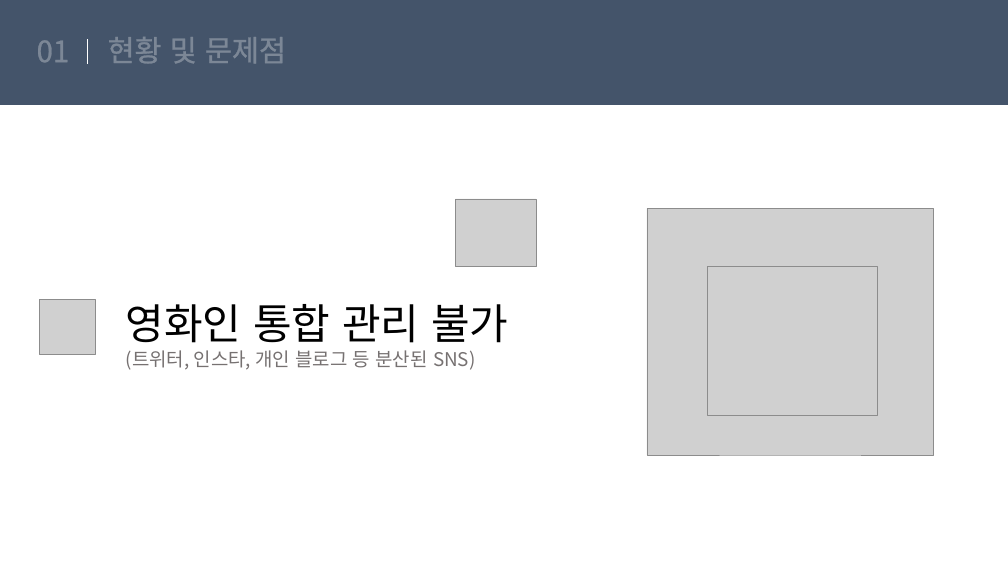
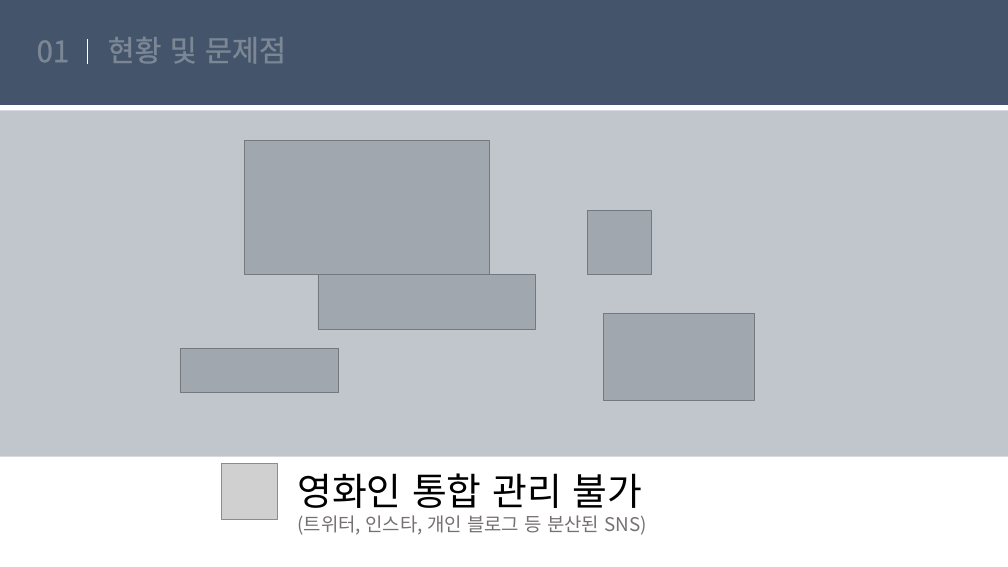
Before and after one commit to suna05/fanduck, a slide deck: slide 6 of suna/8월 29일 화/팬덕.pptx (slide 5 before the commit). Drawn at 1008x567 pixels with LibreOffice and Linux fonts; fonts in the diff are those of the drawing; grey boxes stand for pictures. Boxes give left, top, right and bottom in pixels: in the first picture for what was removed or moved away, otherwise in the second. Text is boxed around its words. In the diff, an @@ line names an element or a change of style, - is before the commit and + after.

```diff
--- a/suna/8월 29일 화/팬덕.pptx
+++ b/suna/8월 29일 화/팬덕.pptx
@@ rectangle added at [0, 110, 1008, 457], fill #44546A at 33% opacity @@
@@ picture added at [245, 141, 489, 274] @@
@@ picture removed at [456, 199, 536, 267] @@
@@ picture removed at [647, 209, 933, 455] @@
@@ picture added at [588, 211, 651, 274] @@
@@ picture removed at [707, 267, 877, 415] @@
@@ picture added at [318, 274, 535, 330] @@
@@ picture added at [603, 314, 755, 400] @@
@@ picture added at [180, 349, 339, 393] @@
@@ picture: place and size @@
-picture at [39, 299, 95, 355]
+picture at [222, 464, 278, 520]
@@ text "영화인 통합 관리 불가": place and size @@
-text "영화인 통합 관리 불가" at [126, 304, 508, 370]
+text "영화인 통합 관리 불가" at [297, 473, 648, 535]
@@ text at [297, 473, 642, 508]: size 40 to 36 pt in "영화인 통합 관리 불가" @@
```
Also in this commit, not shown: 7 other slides changed, 7 slides added.
